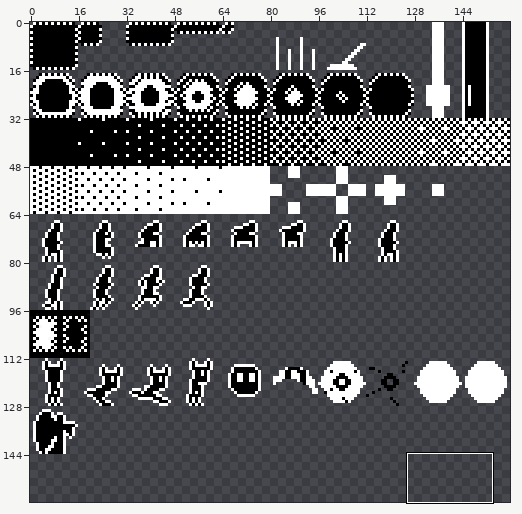
Two versions of one sprite sheet, assets/texture/sprite_sheet.png. Above: a wide view before the commit, with the close-up outlined.
Close-up. First the earlier version:
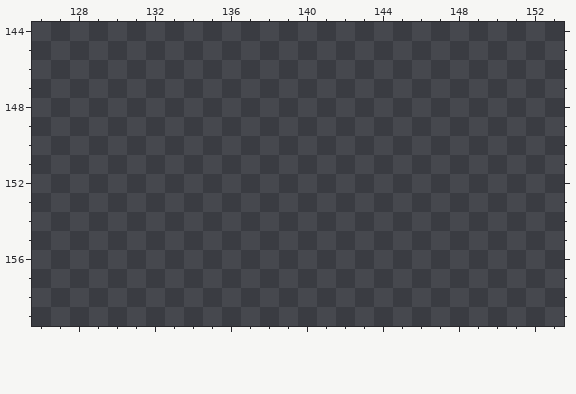
The file is 160x160 pixels. Colours within 5 levels of each other are drawn and written as one. Shown: x 126..153, y 144..159. The commit also changed other parts of the picture, which this record leaves out.
The same view after the edit:
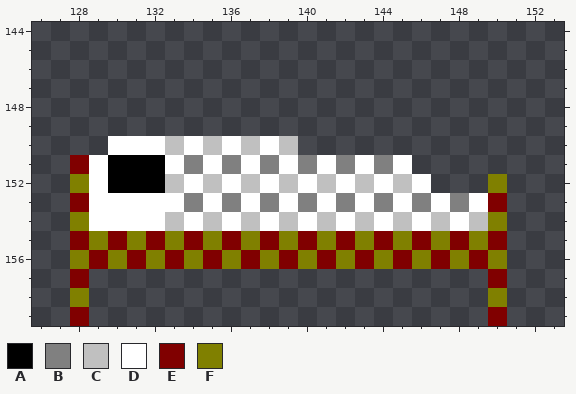
Palette (. is transparent): A #000000  B #808080  C #c0c0c0  D #ffffff  E #800000  F #808000
Edits made:
y 150: x 130..139 .......... -> DDDCDCDCDC
y 151: x 128..145 .................. -> EDAAADBDBDBDBDBDBD
y 152: x 128..146 ................... -> FDAAACDCDCDCDCDCDCD; x 150 . -> F
y 153: x 128..150 ....................... -> EDDDDDBDBDBDBDBDBDBDBDE
y 154: x 128..150 ....................... -> FDDDDCDCDCDCDCDCDCDCDCF
y 155: x 128..150 ....................... -> EFEFEFEFEFEFEFEFEFEFEFE
y 156: x 128..150 ....................... -> FEFEFEFEFEFEFEFEFEFEFEF
y 157: x 128 . -> E; x 150 . -> E
y 158: x 128 . -> F; x 150 . -> F
y 159: x 128 . -> E; x 150 . -> E
Pixel boxes of the changes (left, top, right, bottom) in both close-ups:
added: (70, 136, 507, 326)
